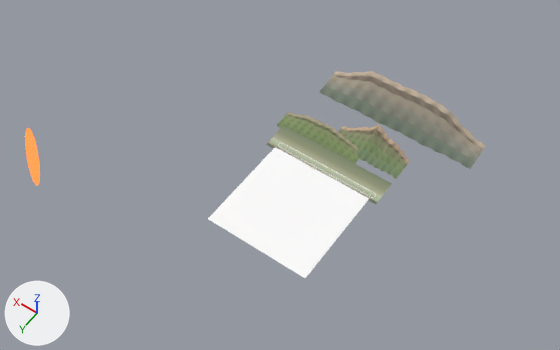
A saved change to the Blender file tools/blender/scenes/seapoint.blend.
Rendered twice from a 50 mm camera at (-3381.0, 7434.0, 10870.0) aimed at (1021.0, 1271.0, 1185.0). Arrows for +X, +Y and +Z are at lower left; the lights stay in place. The older version comes first.

Names of what the first picture shows: 'CapeAtlantic_002', 'CapeAtlantic_005', 'CapeAtlantic_006', 'CapeAtlantic_018', 'CapeAtlantic_019', 'CapeAtlantic_021', 'CapeAtlantic_023', 'CapeAtlantic_024', 'CapeAtlantic_025', 'Land_002', 'Land_003', 'Peaks' and 17 more.
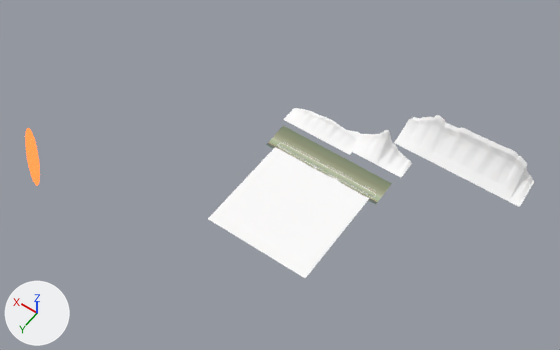
What changed in the scene script:
```text
Add mat_tablemountain:
    mat_tablemountain = bpy.data.materials.new('TableMountain')
    mat_tablemountain.use_nodes = True; mat_tablemountain.node_tree.nodes.clear()
    _N = mat_tablemountain.node_tree.nodes; _L = mat_tablemountain.node_tree.links
    n0 = _N.new('ShaderNodeBsdfPrincipled'); n0.name = 'Principled BSDF'
    n0.inputs[2].default_value = 0.85  # 'Roughness'
    n1 = _N.new('ShaderNodeOutputMaterial'); n1.name = 'Material Output'
    n2 = _N.new('ShaderNodeVertexColor'); n2.name = 'Color Attribute'
    n2.layer_name = 'Color'
    _L.new(n0.outputs[0], n1.inputs[0])  # 'BSDF' to 'Surface'
    _L.new(n2.outputs[0], n0.inputs[0])  # 'Color' to 'Base Color'
Add mat_signalhill:
    mat_signalhill = bpy.data.materials.new('SignalHill')
    mat_signalhill.use_nodes = True; mat_signalhill.node_tree.nodes.clear()
    _N = mat_signalhill.node_tree.nodes; _L = mat_signalhill.node_tree.links
    n0 = _N.new('ShaderNodeBsdfPrincipled'); n0.name = 'Principled BSDF'
    n0.inputs[2].default_value = 0.85  # 'Roughness'
    n1 = _N.new('ShaderNodeOutputMaterial'); n1.name = 'Material Output'
    n2 = _N.new('ShaderNodeVertexColor'); n2.name = 'Color Attribute'
    n2.layer_name = 'Color'
    _L.new(n0.outputs[0], n1.inputs[0])  # 'BSDF' to 'Surface'
    _L.new(n2.outputs[0], n0.inputs[0])  # 'Color' to 'Base Color'
Add me_tablemountain:
    me_tablemountain.from_pydata(...)  # 567 vertices, 480 faces; spans x -2198.0..298.0, y -1800.0..-1310.0, z -4.0..678.0
    me_tablemountain.materials.append(mat_tablemountain)
Add me_signalhill:
    me_signalhill.from_pydata(...)  # 567 vertices, 480 faces; spans x 800.0..2280.0, y -930.0..-595.0, z -4.0..244.0
    me_signalhill.materials.append(mat_signalhill)
Add me_lionshead:
    me_lionshead.from_pydata(...)  # 567 vertices, 480 faces; spans x -220.0..1180.0, y -1070.0..-680.0, z -4.0..545.0
    me_lionshead.materials.append(mat_peaks)
Remove ob_peaks:
    ob_peaks = bpy.data.objects.new('Peaks', me_peaks)
    ob_peaks.location = (0.0, 0.0, 0.0)
Add ob_tablemountain:
    ob_tablemountain = bpy.data.objects.new('TableMountain', me_tablemountain)
    ob_tablemountain.location = (0.0, 0.0, 0.0)
Add ob_signalhill:
    ob_signalhill = bpy.data.objects.new('SignalHill', me_signalhill)
    ob_signalhill.location = (0.0, 0.0, 0.0)
Add ob_lionshead:
    ob_lionshead = bpy.data.objects.new('LionsHead', me_lionshead)
    ob_lionshead.location = (0.0, 0.0, 0.0)
```

Location of each change, [x1, y1, x2, y2] in pixels of the pictures (560 x 350 px):
'Peaks', deleted: before [277, 71, 485, 179]
'TableMountain', added: after [394, 115, 535, 207]
'LionsHead', added: after [347, 130, 412, 178]
'SignalHill', added: after [283, 108, 357, 155]
